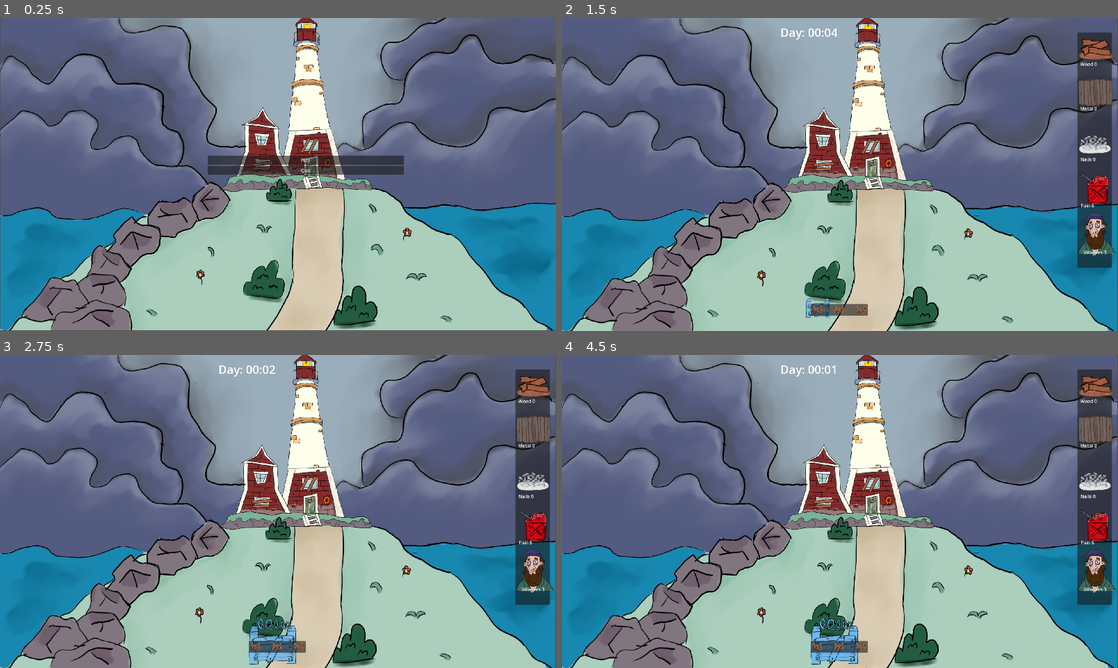
Above: before the commit, frames 1-4 (two rows, left to right).
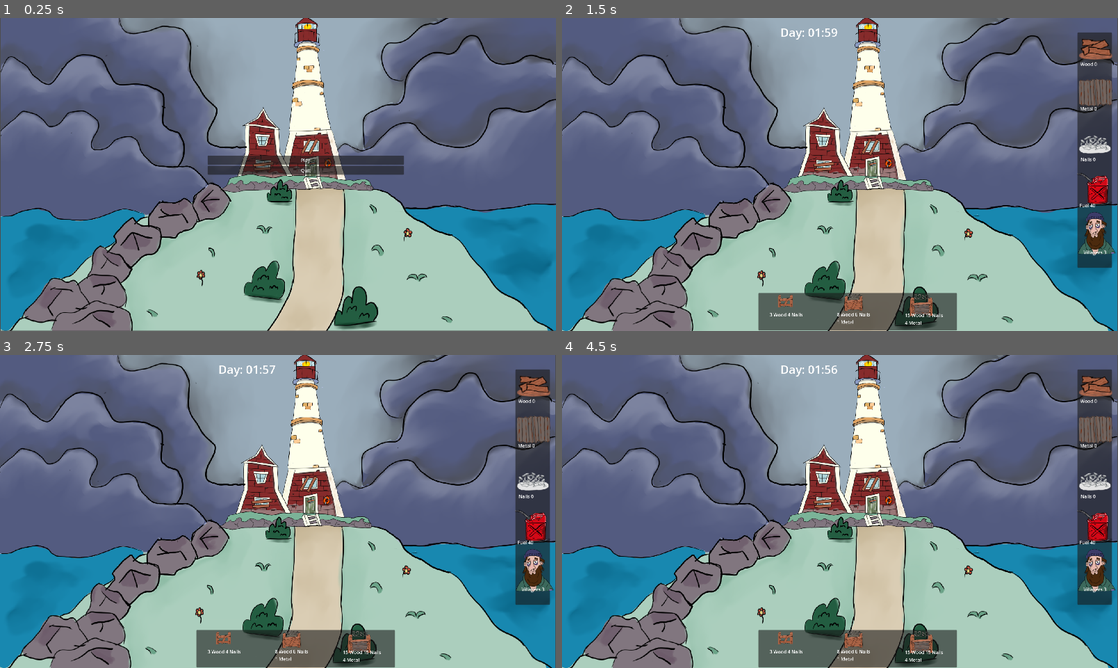
Above: after the commit, the same moments.

Repository: doubledawdle/ProjectLastLight
Game: Godot game, scene res://scenes/main_menu.tscn
Two runs of this game, one before a commit and one after it. Both use one fixed random seed, a clock stepped at 60 frames per second and the inputs below.
Inputs (mouse positions are in pixels of both pictures, inside the frame that each line leads up to; where the layout moved, square brackets give the same spot in the first picture):
- Up to frame 1 (0.25 s): no input
- Up to frame 2 (1.5 s): click "Play" at 0.5 s; click (789, 299) [817, 309] at 1.25 s
- Up to frame 3 (2.75 s): click (294, 639) [278, 646] at 2 s
- Up to frame 4 (4.5 s): click (923, 642) [862, 646] at 2.75 s; click (789, 636) [817, 646] at 3.5 s; click (856, 639) [840, 646] at 4.25 s

The runs differ from the first frame. In frame 1, 6.1% of the frame differs, in the area x 0-100%, y 0-100%; in frame 2, 4.0%; in frame 3, 4.2%; in frame 4, 4.3%.

Commit message:
Feat: finished the game

Diff:
--- a/scenes/barricade_level_01.tscn
+++ b/scenes/barricade_level_01.tscn
@@ -19,6 +19,7 @@
 blueprint_icon = ExtResource("1_pn38f")
 icon = ExtResource("1_gfppi")
 hitsBeforeDeath = 10
+barricade_level = 1
 
 [node name="InventoryItem" parent="." node_paths=PackedStringArray("interactable") instance=ExtResource("2_2n3aj")]
 scale = Vector2(5, 3)
--- a/scenes/barricade_level_02.tscn
+++ b/scenes/barricade_level_02.tscn
@@ -20,6 +20,7 @@
 blueprint_icon = ExtResource("3_jr70f")
 icon = ExtResource("1_jammw")
 hitsBeforeDeath = 20
+barricade_level = 2
 
 [node name="InventoryItem" parent="." node_paths=PackedStringArray("interactable") instance=ExtResource("3_8frcj")]
 scale = Vector2(5, 3)
--- a/scenes/barricade_level_03.tscn
+++ b/scenes/barricade_level_03.tscn
@@ -20,6 +20,7 @@
 blueprint_icon = ExtResource("3_i4q60")
 icon = ExtResource("3_qyywq")
 hitsBeforeDeath = 40
+barricade_level = 3
 
 [node name="InventoryItem" parent="." node_paths=PackedStringArray("interactable") instance=ExtResource("3_2nkny")]
 scale = Vector2(5, 3)
--- a/scenes/enemy.gd
+++ b/scenes/enemy.gd
@@ -4,7 +4,10 @@
 const SPEED = 25.0
 var isColliding := false
 
-var health := 20
+var health := 40
+
+func _ready():
+	GameStateManager.connect("increase_difficulty", Callable(self, "_increase_difficulty"))
 
 
 func _physics_process(delta: float) -> void:
@@ -38,3 +41,9 @@
 
 func die() -> void:
 	queue_free()
+
+func _increase_difficulty() -> void:
+	print("difficulty increasing")
+	if health == 100:
+		return
+	health += 20
--- a/scenes/enemy.tscn
+++ b/scenes/enemy.tscn
@@ -7,7 +7,7 @@
 size = Vector2(269, 114)
 
 [sub_resource type="RectangleShape2D" id="RectangleShape2D_fl64r"]
-size = Vector2(270, 209)
+size = Vector2(270, 142)
 
 [node name="Enemy" type="CharacterBody2D" groups=["Enemies", "Monsters"]]
 collision_mask = 6
@@ -25,7 +25,7 @@
 collision_mask = 5
 
 [node name="CollisionShape2D" type="CollisionShape2D" parent="BarricadeDetection" groups=["Enemies"]]
-position = Vector2(-3, 9.5)
+position = Vector2(-3, 43)
 shape = SubResource("RectangleShape2D_fl64r")
 
 [connection signal="area_entered" from="BarricadeDetection" to="." method="_on_barricade_detection_area_entered"]
--- /dev/null
+++ b/scenes/game_over.gd
@@ -0,0 +1,23 @@
+extends Control
+
+
+# Called when the node enters the scene tree for the first time.
+func _ready():
+	$Days.text = "You Survived For " + str(GameStateManager.get_days_survived()) + " days"
+
+
+
+
+# Called every frame. 'delta' is the elapsed time since the previous frame.
+func _process(delta):
+	pass
+
+
+func _on_restart_pressed():
+	print("I've been pressed")
+	GameStateManager.days_survived = 0
+	get_tree().change_scene_to_file("res://scenes/main_menu.tscn")
+
+
+func _on_quit_pressed():
+	get_tree().quit()
--- /dev/null
+++ b/scenes/game_over.tscn
@@ -0,0 +1,56 @@
+[gd_scene load_steps=4 format=3 uid="uid://b4kd5g8xya188"]
+
+[ext_resource type="Script" path="res://scenes/game_over.gd" id="1_4c5vp"]
+
+[sub_resource type="LabelSettings" id="LabelSettings_58lcx"]
+font_size = 50
+
+[sub_resource type="LabelSettings" id="LabelSettings_f3ynl"]
+font_size = 24
+
+[node name="GameOver" type="Control"]
+layout_mode = 3
+anchors_preset = 0
+script = ExtResource("1_4c5vp")
+
+[node name="GameOver" type="Label" parent="."]
+layout_mode = 0
+offset_left = 792.0
+offset_top = 340.0
+offset_right = 1079.0
+offset_bottom = 423.0
+text = "GAME OVER"
+label_settings = SubResource("LabelSettings_58lcx")
+horizontal_alignment = 1
+
+[node name="Days" type="Label" parent="."]
+layout_mode = 0
+offset_left = 791.0
+offset_top = 445.0
+offset_right = 1078.0
+offset_bottom = 498.0
+label_settings = SubResource("LabelSettings_f3ynl")
+horizontal_alignment = 1
+
+[node name="MarginContainer" type="MarginContainer" parent="."]
+layout_mode = 0
+offset_left = 753.0
+offset_top = 552.0
+offset_right = 1133.0
+offset_bottom = 713.0
+
+[node name="VBoxContainer" type="VBoxContainer" parent="MarginContainer"]
+layout_mode = 2
+
+[node name="Restart" type="Button" parent="MarginContainer/VBoxContainer"]
+layout_mode = 2
+mouse_filter = 1
+text = "RESTART"
+
+[node name="Quit" type="Button" parent="MarginContainer/VBoxContainer"]
+layout_mode = 2
+action_mode = 0
+text = "QUIT"
+
+[connection signal="pressed" from="MarginContainer/VBoxContainer/Restart" to="." method="_on_restart_pressed"]
+[connection signal="pressed" from="MarginContainer/VBoxContainer/Quit" to="." method="_on_quit_pressed"]
--- a/scenes/light_area.gd
+++ b/scenes/light_area.gd
@@ -1,10 +1,16 @@
 extends Area2D
 
 var damage = 10
+var damage_timer: Timer = null
+var is_enemy_inside = false
 
 # Called when the node enters the scene tree for the first time.
 func _ready():
-	pass # Replace with function body.
+	damage_timer = Timer.new()
+	damage_timer.wait_time = 0.2  # Time between each damage application
+	damage_timer.one_shot = false
+	damage_timer.connect("timeout", Callable(self, "_apply_damage"))
+	add_child(damage_timer)
 
 
 # Called every frame. 'delta' is the elapsed time since the previous frame.
@@ -17,4 +23,17 @@
 
 func _on_body_entered(body):
 	if body.is_in_group("Monsters"):
-		body.take_damage(damage)
+		is_enemy_inside = true
+		damage_timer.start()
+
+
+func _on_body_exited(body):
+	if body.is_in_group("Monsters"):
+		is_enemy_inside = false
+		damage_timer.stop()
+
+func _apply_damage() -> void:
+	if is_enemy_inside:
+		for body in get_overlapping_bodies():
+			if body.is_in_group("Monsters"):
+				body.take_damage(damage)
--- a/scenes/light_area.tscn
+++ b/scenes/light_area.tscn
@@ -24,6 +24,7 @@
 
 [node name="AudioStreamPlayer2D" type="AudioStreamPlayer2D" parent="."]
 stream = ExtResource("2_detba")
+volume_db = 14.952
 autoplay = true
 
 [node name="PointLight2D" type="PointLight2D" parent="."]
@@ -32,3 +33,4 @@
 texture = SubResource("GradientTexture2D_78ab2")
 
 [connection signal="body_entered" from="." to="." method="_on_body_entered"]
+[connection signal="body_exited" from="." to="." method="_on_body_exited"]
--- a/scenes/main_menu.tscn
+++ b/scenes/main_menu.tscn
@@ -9,7 +9,7 @@
 script = ExtResource("1_b6wdb")
 
 [node name="Sprite2D" type="Sprite2D" parent="."]
-position = Vector2(961, 537)
+position = Vector2(963, 539)
 texture = ExtResource("2_81uou")
 
 [node name="MarginContainer" type="MarginContainer" parent="."]
--- a/scenes/main_ui.tscn
+++ b/scenes/main_ui.tscn
@@ -1,59 +1,100 @@
-[gd_scene load_steps=7 format=3 uid="uid://e7562cjsv7yq"]
+[gd_scene load_steps=10 format=3 uid="uid://e7562cjsv7yq"]
 
 [ext_resource type="PackedScene" uid="uid://f8y557b1jr5h" path="res://scenes/spawn_button.tscn" id="1_nuhjk"]
 [ext_resource type="Script" path="res://scripts/main_ui.gd" id="1_oeoc0"]
+[ext_resource type="Script" path="res://scripts/spawn_object.gd" id="2_6iuko"]
 [ext_resource type="Texture2D" uid="uid://bx5eswot0hqxx" path="res://Objects/barricade1.png" id="2_buqrb"]
 [ext_resource type="PackedScene" uid="uid://xte5awinp3e7" path="res://scenes/barricade_level_01.tscn" id="3_rgxru"]
 [ext_resource type="PackedScene" uid="uid://slx2stycgvwc" path="res://scenes/barricade_level_02.tscn" id="5_8lx8h"]
+[ext_resource type="Texture2D" uid="uid://bwpv0ydygro8h" path="res://Objects/barricade2.png" id="5_mmnkm"]
 [ext_resource type="PackedScene" uid="uid://d3s1q6qqc85ix" path="res://scenes/barricade_level_03.tscn" id="6_axsyn"]
+[ext_resource type="Texture2D" uid="uid://dylyxlrdd1jjp" path="res://Objects/barricade3.png" id="7_exkim"]
 
 [node name="Main_UI" type="CanvasLayer"]
 script = ExtResource("1_oeoc0")
 
 [node name="CraftingPanel" type="Panel" parent="."]
-offset_left = 859.0
-offset_top = 987.0
-offset_right = 1056.0
-offset_bottom = 1027.0
+offset_left = 678.0
+offset_top = 949.0
+offset_right = 1364.0
+offset_bottom = 1078.0
 
-[node name="Spawn_Button" parent="CraftingPanel" instance=ExtResource("1_nuhjk")]
+[node name="Spawn_Button" type="Button" parent="CraftingPanel"]
 clip_contents = true
 layout_mode = 1
-offset_left = -33.0
-offset_top = -14.0
-offset_right = -105.0
-offset_bottom = 11.0
-focus_mode = 0
+anchors_preset = 15
+anchor_right = 1.0
+anchor_bottom = 1.0
+offset_left = -1.0
+offset_top = -37.0
+offset_right = -479.0
+offset_bottom = -37.0
+grow_horizontal = 2
+grow_vertical = 2
 icon = ExtResource("2_buqrb")
 flat = true
 icon_alignment = 1
 expand_icon = true
+script = ExtResource("2_6iuko")
 object_to_spawn = ExtResource("3_rgxru")
+barricade_level = "level_1"
+
+[node name="Label" type="Label" parent="CraftingPanel/Spawn_Button"]
+layout_mode = 0
+offset_left = 40.0
+offset_top = 100.0
+offset_right = 160.0
+offset_bottom = 149.0
+text = "3 Wood 4 Nails"
 
 [node name="Spawn_Button2" parent="CraftingPanel" instance=ExtResource("1_nuhjk")]
 clip_contents = true
 layout_mode = 1
-offset_left = 41.0
-offset_top = -14.0
-offset_right = -31.0
-offset_bottom = 11.0
+offset_left = 215.0
+offset_top = -41.0
+offset_right = -220.0
+offset_bottom = -16.0
 focus_mode = 0
-icon = ExtResource("2_buqrb")
+icon = ExtResource("5_mmnkm")
 flat = true
 icon_alignment = 1
 expand_icon = true
 object_to_spawn = ExtResource("5_8lx8h")
+barricade_level = "level_2"
+
+[node name="Label2" type="Label" parent="CraftingPanel/Spawn_Button2"]
+layout_mode = 0
+offset_left = 57.0
+offset_top = 103.0
+offset_right = 171.0
+offset_bottom = 178.0
+text = "8 Wood 6 Nails
+1 Metal"
 
 [node name="Spawn_Button3" parent="CraftingPanel" instance=ExtResource("1_nuhjk")]
 clip_contents = true
 layout_mode = 1
-offset_left = 116.0
-offset_top = -14.0
-offset_right = 44.0
-offset_bottom = 11.0
+offset_left = 406.0
+offset_top = -30.0
+offset_right = 62.0
+offset_bottom = -5.0
 focus_mode = 0
-icon = ExtResource("2_buqrb")
+icon = ExtResource("7_exkim")
 flat = true
 icon_alignment = 1
 expand_icon = true
 object_to_spawn = ExtResource("6_axsyn")
+barricade_level = "level_3"
+
+[node name="Label3" type="Label" parent="CraftingPanel/Spawn_Button3"]
+layout_mode = 0
+offset_left = 100.0
+offset_top = 95.0
+offset_right = 233.0
+offset_bottom = 170.0
+text = "15 Wood 15 Nails
+4 Metal"
+
+[connection signal="pressed" from="CraftingPanel/Spawn_Button" to="CraftingPanel/Spawn_Button" method="_on_pressed"]
+[connection signal="pressed" from="CraftingPanel/Spawn_Button2" to="CraftingPanel/Spawn_Button2" method="_on_pressed"]
+[connection signal="pressed" from="CraftingPanel/Spawn_Button3" to="CraftingPanel/Spawn_Button3" method="_on_pressed"]
--- a/scenes/map/map.tscn
+++ b/scenes/map/map.tscn
@@ -7,8 +7,6 @@
 [ext_resource type="Texture2D" uid="uid://bheg2a3nv5nqa" path="res://Objects/Map/townicon.png" id="6_acbb2"]
 [ext_resource type="Texture2D" uid="uid://b7uyav2jdqfh1" path="res://Objects/Map/ScrapyardIcon.png" id="6_hff5f"]
 [ext_resource type="Texture2D" uid="uid://b8go8l8qil1vi" path="res://Objects/Map/title.png" id="7_vebsc"]
-[ext_resource type="AudioStream" uid="uid://cgjcghigkvnn1" path="res://Audio/SNEAKY-MYSTERIOUS-SUSPENSE-(HOCUS-POCUS)_AdobeStock_930758307.wav" id="8_wmbl8"]
-[ext_resource type="Script" path="res://scripts/audio_stream_player_2d.gd" id="9_uqi8i"]
 [ext_resource type="Texture2D" uid="uid://ccsxi00b8i7s2" path="res://Objects/Map/LumberyardIcon (1).png" id="10_ea5lw"]
 [ext_resource type="Texture2D" uid="uid://dfs864usvm1bl" path="res://Objects/Map/Gasstation Icon.png" id="11_7n4be"]
 
@@ -35,15 +33,15 @@
 position = Vector2(1008, 459)
 texture = ExtResource("6_acbb2")
 sublocation1_resource = 4
-sublocation1_range = Vector2(1, 6)
-sublocation1_time = 50
+sublocation1_range = Vector2(3, 6)
+sublocation1_time = 30
 
 [node name="Forest" parent="." instance=ExtResource("5_067y8")]
 position = Vector2(471, 278)
 scale = Vector2(0.970209, 1)
 texture = ExtResource("5_7eh70")
 sublocation1_resource = 1
-sublocation1_range = Vector2(1, 4)
+sublocation1_range = Vector2(2, 4)
 sublocation1_time = 20
 
 [node name="Scrapyard" parent="." instance=ExtResource("5_067y8")]
@@ -51,29 +49,23 @@
 texture = ExtResource("6_hff5f")
 sublocation1_resource = 3
 sublocation1_range = Vector2(1, 6)
-sublocation1_time = 50
+sublocation1_time = 40
 
 [node name="Title" type="Sprite2D" parent="."]
 position = Vector2(235, 281)
 scale = Vector2(0.126525, 0.127799)
 texture = ExtResource("7_vebsc")
 
-[node name="AudioStreamPlayer2D" type="AudioStreamPlayer2D" parent="."]
-stream = ExtResource("8_wmbl8")
-volume_db = -29.714
-autoplay = true
-script = ExtResource("9_uqi8i")
-
 [node name="LumberYard" parent="." instance=ExtResource("5_067y8")]
 position = Vector2(1655, 663)
 texture = ExtResource("10_ea5lw")
 sublocation1_resource = 1
-sublocation1_range = Vector2(2, 6)
-sublocation1_time = 60
+sublocation1_range = Vector2(3, 6)
+sublocation1_time = 40
 
 [node name="GasStation" parent="." instance=ExtResource("5_067y8")]
 position = Vector2(1660, 254)
 texture = ExtResource("11_7n4be")
 sublocation1_resource = 7
-sublocation1_range = Vector2(1, 4)
+sublocation1_range = Vector2(3, 10)
 sublocation1_time = 40
--- a/scenes/spawner.gd
+++ b/scenes/spawner.gd
@@ -1,7 +1,7 @@
 extends Node2D
 
 @export var enemy_scene: PackedScene
-@export var spawn_rate := 2.0
+@export var spawn_rate := 5.0
 var spawn_timer: Timer
 #var enemy_scene := preload("res://scenes/enemy.tscn")
 var spawn_points := []
@@ -11,6 +11,7 @@
 
 # Called when the node enters the scene tree for the first time.
 func _ready():
+	GameStateManager.connect("increase_difficulty", Callable(self, "_increase_difficulty"))
 	for i in get_children():
 		if i is Marker2D:
 			spawn_points.append(i)
@@ -41,6 +42,12 @@
 func stop_spawning() -> void:
 	spawn_timer.stop()
 
+func _increase_difficulty() -> void:
+	print(" enemy difficulty increasing")
+	if spawn_rate == 2:
+		return
+	spawn_rate -= 1
+
 
 #func _on_timer_timeout():
 	#var spawn = spawn_points[randi() % spawn_points.size()]
--- a/scripts/barricade.gd
+++ b/scripts/barricade.gd
@@ -4,9 +4,14 @@
 
 # should be in a take damage component. no time
 var enemyDetected := false
-@export var hitsBeforeDeath := 5
+@export var hitsBeforeDeath: int
+@export var barricade_level: int
 var currentHitsTaken := 0
 var timeToKill := 100
+
+func _ready():
+	GameStateManager.connect("increase_difficulty", Callable(self, "_increase_difficulty"))
+
 
 # Called every frame. 'delta' is the elapsed time since the previous frame.
 func _process(delta: float) -> void:
@@ -34,3 +39,18 @@
 
 func die() -> void:
 	queue_free()
+
+func _increase_difficulty() -> void:
+	print("barricade difficulty increasing")
+	if barricade_level == 1:
+		if hitsBeforeDeath == 5:
+			return
+		hitsBeforeDeath -= 2
+	elif barricade_level == 2:
+		if hitsBeforeDeath == 10:
+			return
+		hitsBeforeDeath -= 2
+	else:
+		if hitsBeforeDeath == 30:
+			return
+		hitsBeforeDeath -= 2
--- a/scripts/game_state_manager.gd
+++ b/scripts/game_state_manager.gd
@@ -5,6 +5,7 @@
 
 signal update_timer(time_left: float)
 signal change_background(cycle: DayCycle)
+signal increase_difficulty()
 
 
 enum States {
@@ -24,14 +25,14 @@
 var current_state
 var current_cycle: DayCycle = DayCycle.DAY
 
-#var day_duration: float = 180.0 # Duration of the day phase in seconds
-#var evening_duration: float = 120.0 # Duration of the evening phase in seconds
-#var night_duration: float = 180.0 # Duration of the night phase in seconds
+var day_duration: float = 120.0 # Duration of the day phase in seconds
+var evening_duration: float = 60.00 # Duration of the evening phase in seconds
+var night_duration: float = 120.0 # Duration of the night phase in seconds
 
 # For testing
-var day_duration: float = 5.0 # Duration of the day phase in seconds
-var evening_duration: float = 5.0 # Duration of the evening phase in seconds
-var night_duration: float = 30.0 # Duration of the night phase in seconds
+#var day_duration: float = 5.0 # Duration of the day phase in seconds
+#var evening_duration: float = 5.0 # Duration of the evening phase in seconds
+#var night_duration: float = 30.0 # Duration of the night phase in seconds
 
 
 var day_timer: Timer
@@ -74,11 +75,14 @@
 		emit_signal("update_timer", 0)  # Emit zero when time is up
 
 
+
 func start_day_cycle() -> void:
 	emit_signal("change_background", DayCycle.DAY)
 	current_cycle = DayCycle.DAY
 	start_phase(day_duration, "_on_day_phase_complete")
 	print("day started")
+	if (days_survived > 0 and (days_survived % 2 == 0)):
+		emit_signal("increase_difficulty")
 
 # Starts the evening phase
 func start_evening_phase() -> void:
@@ -152,3 +156,17 @@
 
 func start_day_timer() -> void:
 	day_timer = Timer.new()
+
+func get_days_survived() -> int:
+	return days_survived
+
+func end_game() -> void:
+	if day_timer and is_instance_valid(day_timer):
+		day_timer.queue_free()
+	current_state = States.BEGINNING
+	current_cycle = DayCycle.DAY
+	for enemy in get_tree().get_nodes_in_group("Monsters"):
+		enemy.queue_free()
+
+
+	print("Game Over. Cleanup complete.")
--- a/scripts/main.gd
+++ b/scripts/main.gd
@@ -50,6 +50,7 @@
 		$Foreground.texture = load("res://Objects/foreground-Night.png")
 	else:
 		$Foreground.texture = load("res://Objects/foreground (1).png")
+		despawn_all_enemies()
 
 	if curr_cycle == GameStateManager.DayCycle.NIGHT:
 		_start_spawners()
@@ -63,3 +64,7 @@
 func _stop_spawners() -> void:
 
 	spawner.stop_spawning()
+
+func despawn_all_enemies() -> void:
+	for enemy in get_tree().get_nodes_in_group("Monsters"):
+		enemy.queue_free()
--- a/scripts/player.gd
+++ b/scripts/player.gd
@@ -9,6 +9,7 @@
 var instance: Node2D
 #@onready var game_state: GameState = $"../GameStateManager"
 @onready var light_area = preload("res://scenes/light_area.tscn")
+@onready var game_over_scene = preload("res://scenes/game_over.tscn")
 var active_light = null
 
 var fuel_drain_rate: float = 1.0
@@ -83,7 +84,7 @@
 		# Only remove the amount of fuel needed for this frame
 	ResourceInventory.remove_resource(ResourceInventory.ResourceType.FUEL, fuel_to_drain)
 
-	print("Fuel remaining: ", ResourceInventory.get_resource_amount(ResourceInventory.ResourceType.FUEL))
+
 
 
 func turn_off_light() -> void:
@@ -107,3 +108,6 @@
 func die() -> void:
 	print("GAME OVER")
 	GameStateManager.enter_beginning_state()
+	GameStateManager.end_game()
+	var game_over_instance = game_over_scene.instantiate()
+	get_node("/root").add_child(game_over_instance)
--- a/scripts/resource_inventory.gd
+++ b/scripts/resource_inventory.gd
@@ -58,7 +58,7 @@
 	ResourceType.NAILS: 0,
 	ResourceType.ROPE: 0,
 	ResourceType.BRICKS: 0,
-	ResourceType.FUEL: 5,
+	ResourceType.FUEL: 40,
 	ResourceType.PLAYER: 1,
 	ResourceType.VILLAGERS: 3,
 }
--- a/scripts/spawn_object.gd
+++ b/scripts/spawn_object.gd
@@ -1,8 +1,16 @@
 extends Button
 
 @export var object_to_spawn: PackedScene
+#@export var resource_cost: Dictionary
+@export var barricade_level: String
 #@onready var game_state_manager = $"../../GameStateManager"
 var obj
+
+var barricade_costs = {
+	"level_1": {ResourceInventory.ResourceType.WOOD: 3, ResourceInventory.ResourceType.NAILS: 4},
+	"level_2": {ResourceInventory.ResourceType.WOOD: 8, ResourceInventory.ResourceType.NAILS: 6, ResourceInventory.ResourceType.METAL: 1},
+	"level_3": {ResourceInventory.ResourceType.WOOD: 15, ResourceInventory.ResourceType.NAILS: 15, ResourceInventory.ResourceType.METAL: 4}
+}
 
 func _ready() -> void:
 	if object_to_spawn == null:
@@ -11,12 +19,50 @@
 		obj = load(object_to_spawn.resource_path)
 		#icon = obj
 
+
+
 # Called every frame. 'delta' is the elapsed time since the previous frame.
 func _process(delta: float) -> void:
-	if button_pressed && object_to_spawn != null:
-		var instance: Node2D = obj.instantiate()
-		get_node("/root").add_child(instance)
-		# Hacky. to prevent obj spawning at 0,0 for one frame. No time to fix
-		instance.position = Vector2(-9999,-9999)
-		print("instantiating")
-		#game_state_manager.enter_building_state()
+	#if button_pressed && object_to_spawn != null:
+		#var cost = barricade_costs.get(barricade_level)
+		#if has_resource(cost):
+			#var instance: Node2D = obj.instantiate()
+			#get_node("/root").add_child(instance)
+			## Hacky. to prevent obj spawning at 0,0 for one frame. No time to fix
+			#instance.position = Vector2(-9999,-9999)
+			#print("instantiating")
+			#deduct_resources(cost)
+			##game_state_manager.enter_building_state()
+		#else:
+			#print("Not enough resources!")
+			pass
+
+func has_resource(cost: Dictionary) -> bool:
+	for resource_type in cost.keys():
+		if ResourceInventory.get_resource_amount(resource_type) < cost[resource_type]:
+			return false
+	return true
+
+func deduct_resources(cost: Dictionary) -> void:
+	for resource_type in cost.keys():
+		ResourceInventory.remove_resource(resource_type, cost[resource_type])
+
+
+
+
+func _on_pressed():
+	if object_to_spawn != null:
+		var cost = barricade_costs.get(barricade_level)
+		if has_resource(cost):
+			var mouse_pos = get_viewport().get_mouse_position()
+			var instance: Node2D = obj.instantiate()
+			#get_node("/root").add_child(instance)
+			get_tree().root.add_child(instance)
+			# Hacky. to prevent obj spawning at 0,0 for one frame. No time to fix
+			#instance.position = Vector2(-9999,-9999)
+			instance.position = mouse_pos
+			print("instantiating")
+			deduct_resources(cost)
+			#game_state_manager.enter_building_state()
+		else:
+			print("Not enough resources!")
Not shown: 1 places in scenes/map/map.tscn that only renumber resources
